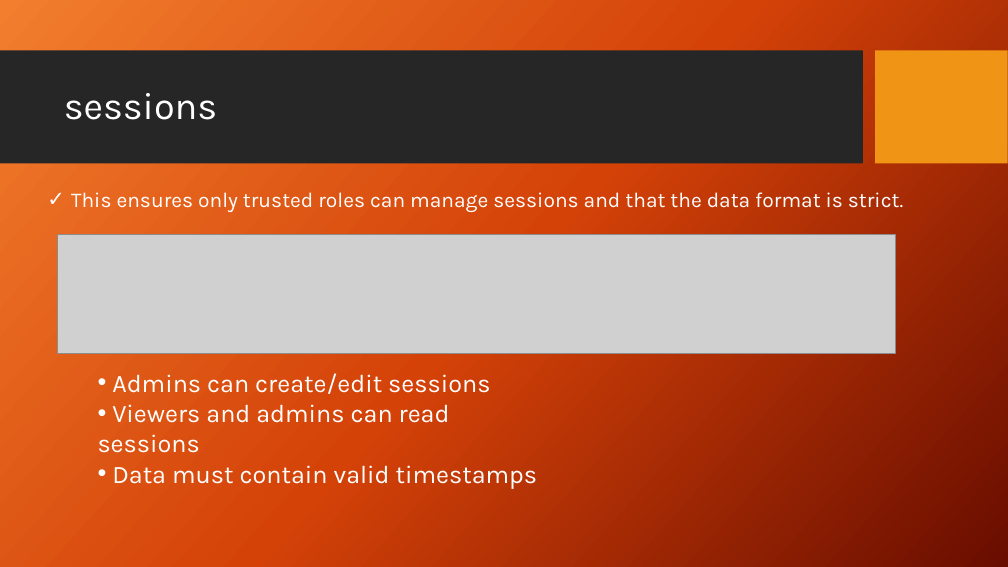
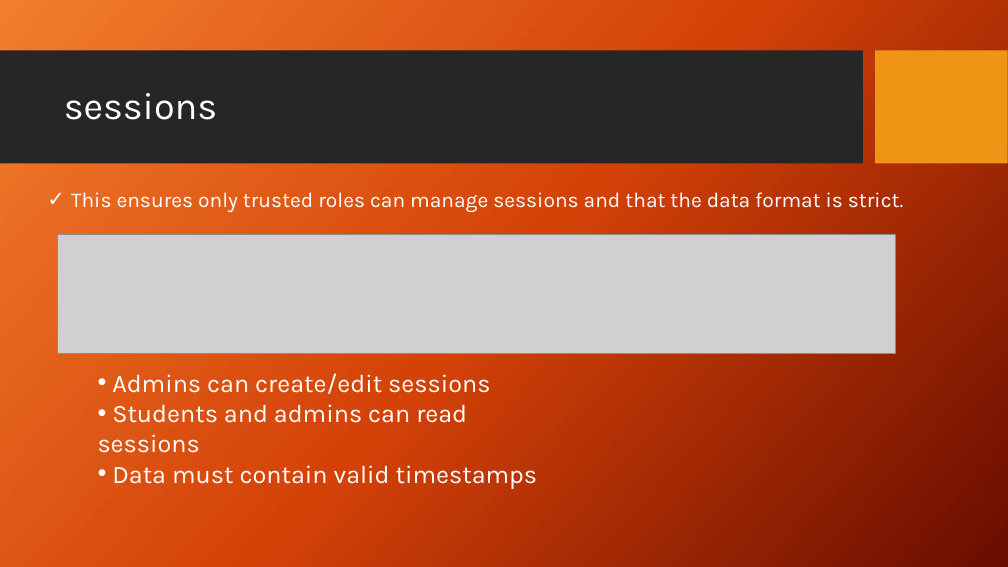
Before and after one commit to eduval/iTED-Nexus, a slide deck: slide 5 of FirebaseDatabaseSecurity_DannesEspinoza.pptx. Drawn at 1008x567 pixels with LibreOffice and Linux fonts; fonts in the diff are those of the drawing; grey boxes stand for pictures; background and template pictures are left out. Boxes give left, top, right and bottom in pixels: in the first picture for what was removed or moved away, otherwise in the second. Text is boxed around its words. In the diff, an @@ line names an element or a change of style, - is before the commit and + after.

```diff
--- a/FirebaseDatabaseSecurity_DannesEspinoza.pptx
+++ b/FirebaseDatabaseSecurity_DannesEspinoza.pptx
@@ text at [98,404,467,453]: text changed @@
-• Viewers and admins can read sessions
+• Students and admins can read sessions
```
Also in this commit, not shown: 2 other slides changed, 7 slides added.
